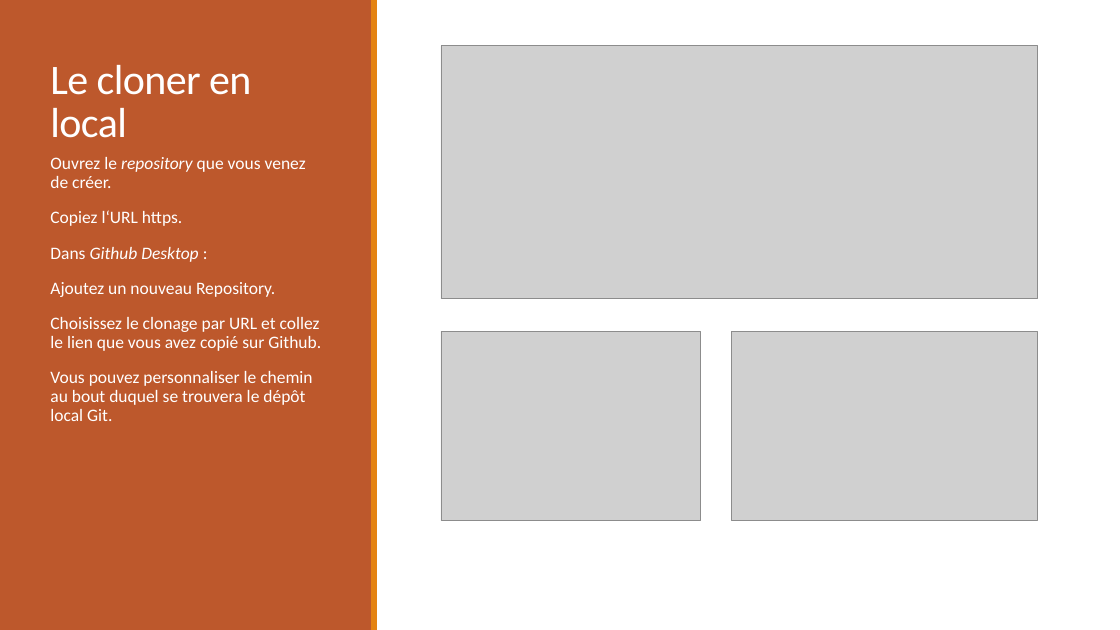
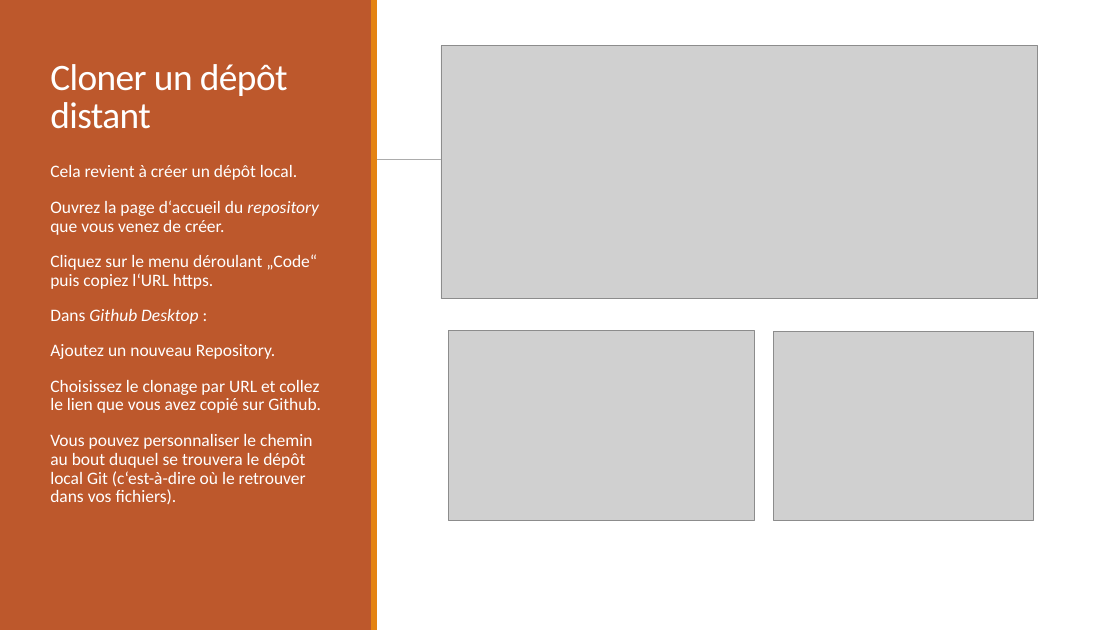
Before and after one commit to Mareike2405/SupportGitGithub, a slide deck: slide 11 of FormationGitGithub.pptx (slide 10 before the commit). Drawn at 1120x630 pixels with LibreOffice and Linux fonts; fonts in the diff are those of the drawing; grey boxes stand for pictures. Boxes give left, top, right and bottom in pixels: in the first picture for what was removed or moved away, otherwise in the second. Text is boxed around its words. In the diff, an @@ line names an element or a change of style, - is before the commit and + after.

```diff
--- a/FormationGitGithub.pptx
+++ b/FormationGitGithub.pptx
@@ title removed at <box>50,65,251,138</box> @@
-Le cloner en local
@@ text added at <box>50,64,288,129</box>, 32 pt, text #FFFFFF @@
+Cloner un dépôt distant
@@ text "Cela revient à créer un ...": place and size @@
-text "Cela revient à créer un ..." at <box>50,157,321,421</box>
+text "Cela revient à créer un ..." at <box>50,165,321,504</box>
@@ text at <box>50,165,319,289</box>: text changed @@
-Ouvrez le repository que vous venez de créer.
-Copiez l‘URL https.
+Cela revient à créer un dépôt local.
+Ouvrez la page d‘accueil du repository que vous venez de créer.
+Cliquez sur le menu déroulant „Code“ puis copiez l‘URL https.
@@ line added from (110, 160) to (1026, 160), #808080 0.51 pt @@
@@ picture: place and size @@
-picture at <box>441,331,701,521</box>
+picture at <box>449,331,755,521</box>
@@ picture: place and size @@
-picture at <box>732,331,1038,521</box>
+picture at <box>774,331,1033,521</box>
@@ text at <box>50,434,312,504</box>: text changed @@
-Vous pouvez personnaliser le chemin au bout duquel se trouvera le dépôt local Git.
+Vous pouvez personnaliser le chemin au bout duquel se trouvera le dépôt local Git (c‘est-à-dire où le retrouver dans vos fichiers).
```
Also in this commit, not shown: 13 other slides changed.
